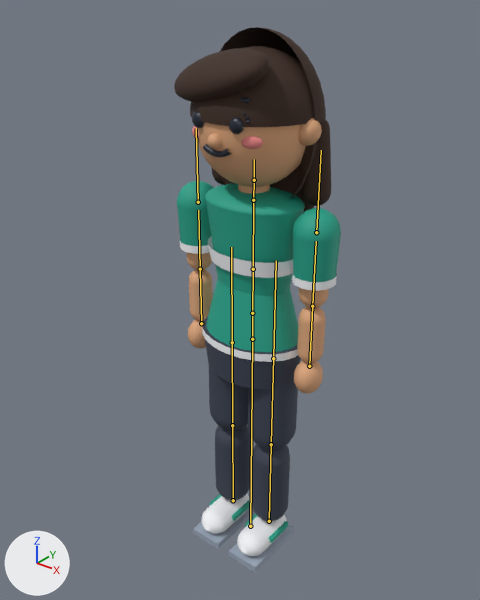
An edit to the glTF model assets/models/human-character-female.glb, drawn before and after from the same camera.
Both versions are drawn from a camera (50 mm lens) standing at (1.352, -1.767, 2.193) and looking at (-0.036, -0.032, 1.117). Arrows for +X, +Y and +Z are at lower left; the lights stay in place. The older version comes first. The bones that bend it are drawn over the model as lines.

In view in the first picture: 'Body_accent', 'Body_blush', 'Body_hair', 'Body_pants', 'Body_shirt', 'Body_shoes', 'Body_skin', 'Body_sole', 'Face'.
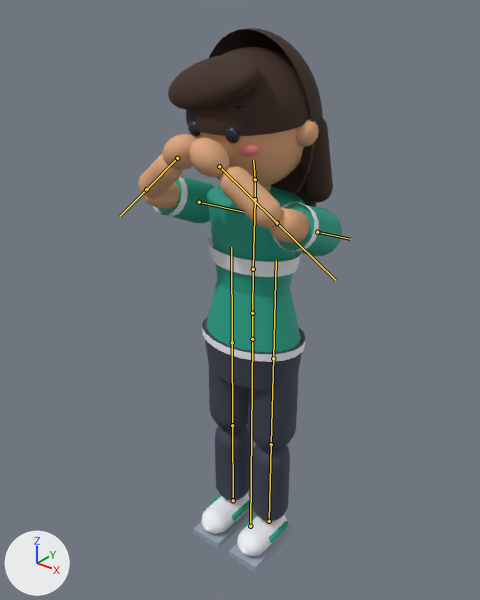
The newer file adds an action. The first version stands in its rest pose; the second is drawn at frame 53 of the action 'EyeRest'.

Pixel boxes (x1, y1, x2, y2) of what changed, in the pictures (480 x 600 px):
'Body_shirt', posed (13% wider): before (177, 181, 341, 543); after (157, 176, 342, 543)
'Body_skin', posed: before (187, 118, 329, 393); after (138, 119, 319, 243)
'Body_hair', posed: before (174, 27, 331, 212); after (168, 28, 333, 207)
'Body_accent', posed: before (180, 237, 337, 362); after (153, 177, 319, 362)
'Face', posed: before (192, 97, 250, 157); after (187, 106, 246, 143)
'Body_blush', posed: before (192, 126, 263, 149); after (190, 134, 260, 156)
bone 'Chest', root to tip: before (253, 269) to (253, 200); after (253, 269) to (255, 199)
bone 'Neck', root to tip: before (253, 200) to (254, 180); after (255, 199) to (255, 179)
bone 'Head', root to tip: before (254, 180) to (254, 159); after (255, 179) to (253, 160)
bone 'UpperArm_L', root to tip: before (316, 232) to (321, 150); after (317, 232) to (350, 239)
bone 'LowerArm_L', root to tip: before (312, 306) to (316, 241); after (277, 223) to (335, 280)
bone 'UpperArm_R', root to tip: before (198, 202) to (196, 128); after (199, 202) to (243, 212)
bone 'LowerArm_R', root to tip: before (200, 269) to (198, 210); after (146, 189) to (120, 216)

What the commit changed:
Bone 'Chest' (bone_chest) turns from (0, 0, 0) to (-2, 0, 0) degrees about its own x, y and z.
Bone 'Neck' (bone_neck) turns from (0, 0, 0) to (3, 0, 0) degrees about its own x, y and z.
Bone 'Head' (bone_head) turns from (0, 0, 0) to (6, 0, 0) degrees about its own x, y and z.
Bone 'UpperArm_L' (bone_upperarm_l) turns from (0, 0, 0) to (-110, 4, 3) degrees about its own x, y and z.
Bone 'LowerArm_L' (bone_lowerarm_l) turns from (0, 0, 0) to (67, 127, -5) degrees about its own x, y and z.
Bone 'UpperArm_R' (bone_upperarm_r) turns from (0, 0, 0) to (-110, -4, -3) degrees about its own x, y and z.
Bone 'LowerArm_R' (bone_lowerarm_r) turns from (0, 0, 0) to (67, -127, 5) degrees about its own x, y and z.
